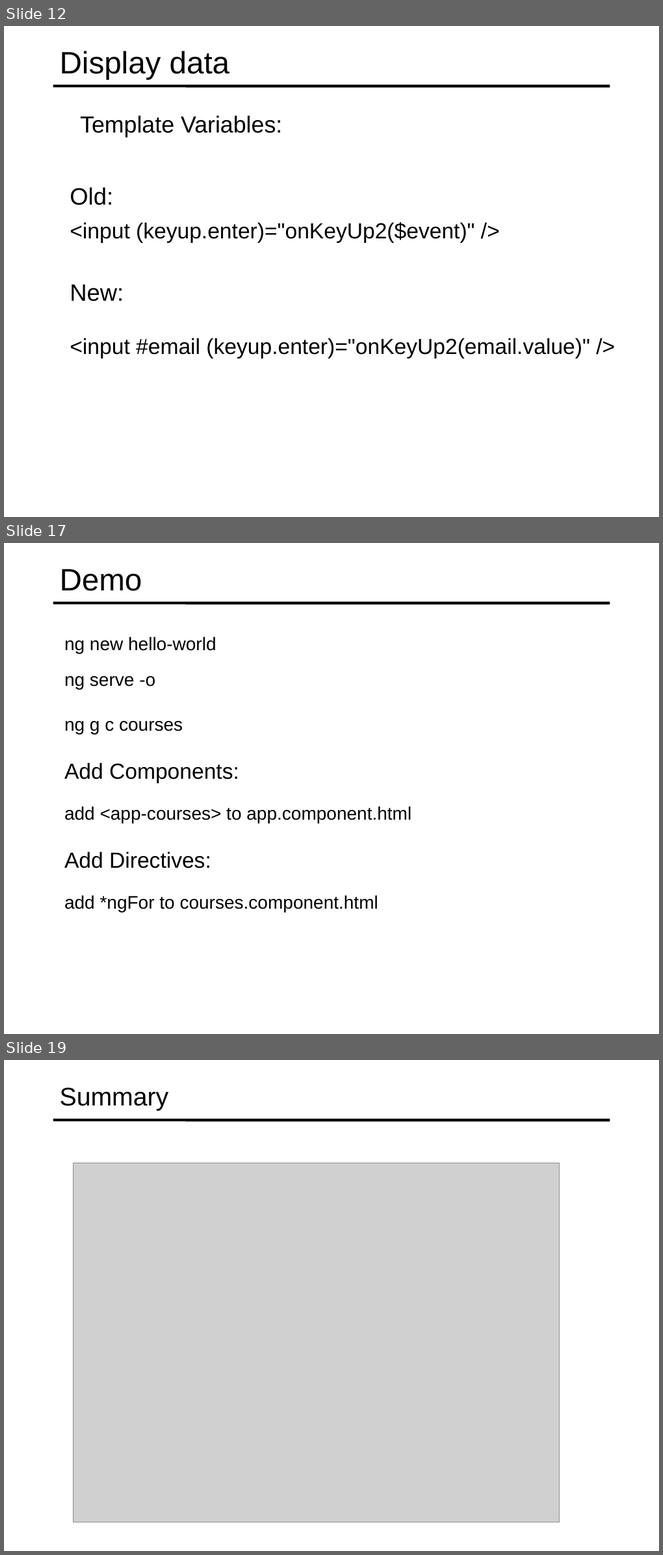
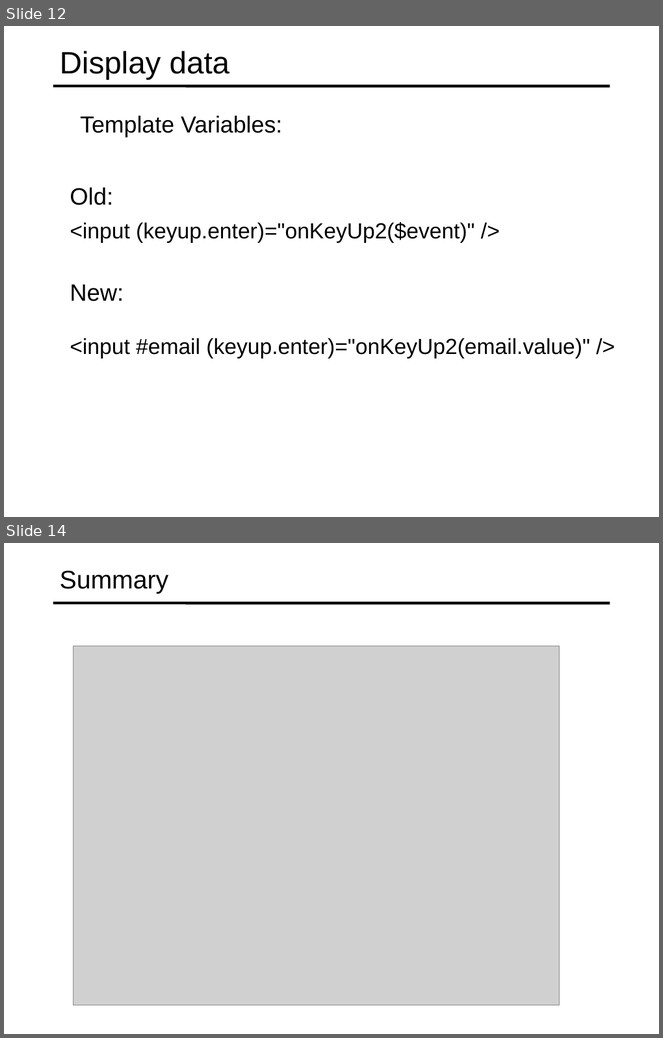
Before and after one commit to specter01wj/Jago_Link_Training, a slide deck: Angular/Angular7/Angular Advanced Course/Essentials/2.Displaying Data and Handling Events/L2_Displaying Data and Handling Events.ppt. Shown one above the other, each under a label of ours: slides 12, 17 and 19 before the commit, slides 12 and 14 after it; the slides between them are not shown. The pictures are 663x1555 and 663x1038 pixels, drawn with LibreOffice and Linux fonts; fonts in the diff are those of the drawing; grey boxes stand for pictures. Boxes give left, top, right and bottom in pixels: in the first picture for what was removed or moved away, otherwise in the second. Text is boxed around its words. In the diff, an @@ line names an element or a change of style, - is before the commit and + after.

Commit message:
09/05/2019 v1

```diff
--- a/Angular/Angular7/Angular Advanced Course/Essentials/2.Displaying Data and Handling Events/L2_Displaying Data and Handling Events.ppt
+++ b/Angular/Angular7/Angular Advanced Course/Essentials/2.Displaying Data and Handling Events/L2_Displaying Data and Handling Events.ppt
@@ slide 17 removed at bbox=[4, 543, 659, 1034], background #FFFFFF; not listed: 1 template element that a slide beside it also shows @@
@@ title removed at bbox=[60, 569, 142, 591] @@
-Demo
@@ text removed at bbox=[64, 637, 216, 653] @@
-  ng new hello-world
@@ text removed at bbox=[64, 676, 155, 689] @@
-  ng serve -o
@@ text removed at bbox=[64, 721, 183, 734] @@
-  ng g c courses
@@ text removed at bbox=[64, 763, 239, 783] @@
-  Add Components:
@@ text removed at bbox=[64, 806, 412, 823] @@
-  add <app-courses> to app.component.html
@@ text removed at bbox=[64, 852, 211, 869] @@
-  Add Directives:
@@ text removed at bbox=[64, 895, 378, 913] @@
-  add *ngFor to courses.component.html
@@ what was slide 19 is now slide 14 @@
```
Also in this commit, not shown: 1 slide added, 5 other slides removed.
